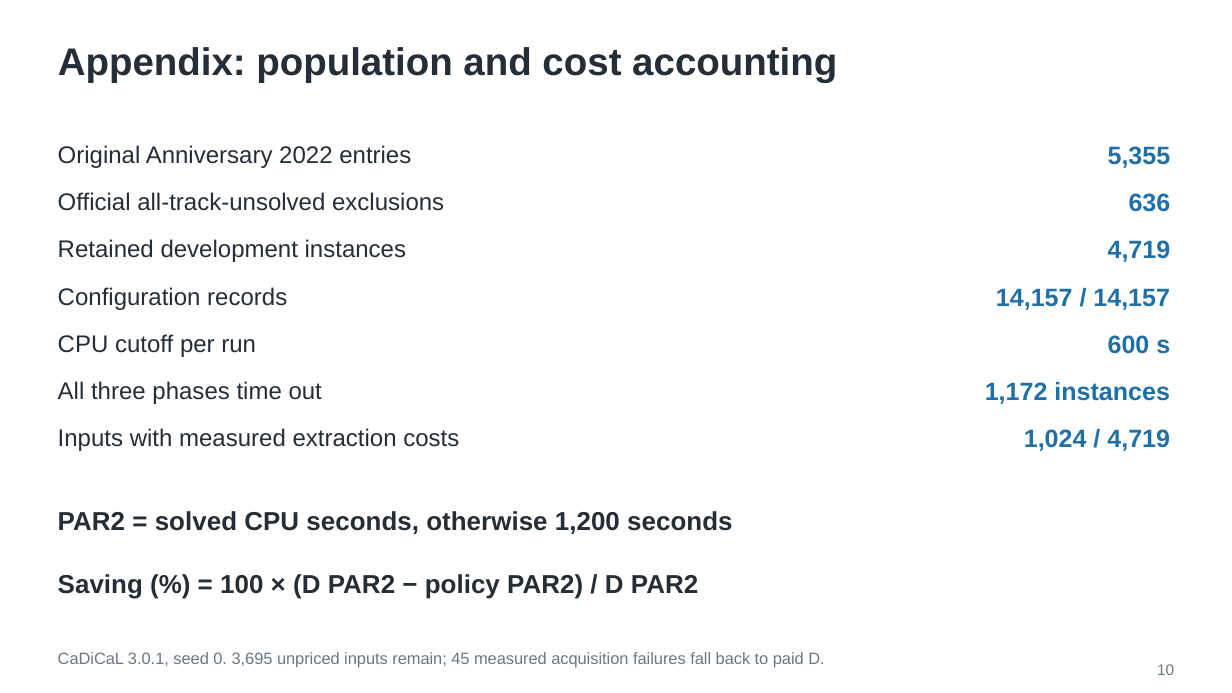
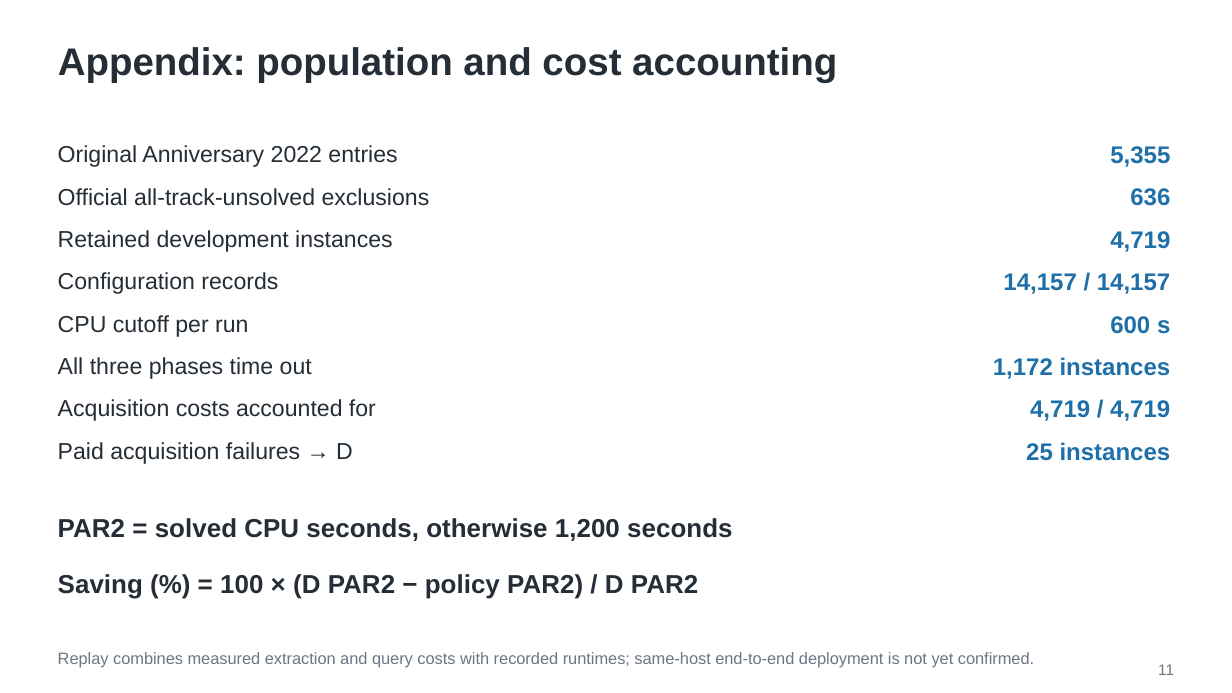
Before and after one commit to Roushelfy/online-tuning-forcephase, a slide deck: slide 11 of presentations/forcephase-20261111/forcephase-results.pptx (slide 10 before the commit). Drawn at 1232x693 pixels with LibreOffice and Linux fonts; fonts in the diff are those of the drawing. Boxes give left, top, right and bottom in pixels: in the first picture for what was removed or moved away, otherwise in the second. Text is boxed around its words. In the diff, an @@ line names an element or a change of style, - is before the commit and + after.

Commit message:
Focus presentation on 42-input cost-weighted tree ensemble

```diff
--- a/presentations/forcephase-20261111/forcephase-results.pptx
+++ b/presentations/forcephase-20261111/forcephase-results.pptx
@@ text "Retained development instances" moved from (x1=58, y1=239, x2=406, y2=262) to (x1=58, y1=230, x2=393, y2=252) @@
@@ text "4,719" moved from (x1=1108, y1=240, x2=1171, y2=262) to (x1=1110, y1=231, x2=1170, y2=252) @@
@@ text "Configuration records" moved from (x1=58, y1=287, x2=287, y2=310) to (x1=58, y1=272, x2=278, y2=294) @@
@@ text "14,157 / 14,157" moved from (x1=996, y1=288, x2=1170, y2=310) to (x1=1003, y1=273, x2=1170, y2=294) @@
@@ text "CPU cutoff per run" moved from (x1=58, y1=334, x2=256, y2=357) to (x1=58, y1=315, x2=248, y2=337) @@
@@ text "600 s" moved from (x1=1108, y1=335, x2=1170, y2=354) to (x1=1110, y1=316, x2=1170, y2=334) @@
@@ size 18.8 to 18 pt in 6 elements at (x1=58, y1=145, x2=397, y2=167), (x1=58, y1=188, x2=430, y2=206), (x1=58, y1=230, x2=393, y2=252), (x1=58, y1=272, x2=278, y2=294), (x1=58, y1=315, x2=248, y2=337), (x1=58, y1=357, x2=312, y2=379) @@
@@ text "All three phases time out" moved from (x1=58, y1=381, x2=322, y2=404) to (x1=58, y1=357, x2=312, y2=379) @@
@@ size 19.5 to 18.8 pt in 6 elements at (x1=1110, y1=146, x2=1170, y2=167), (x1=1130, y1=188, x2=1170, y2=206), (x1=1110, y1=231, x2=1170, y2=252), (x1=1003, y1=273, x2=1170, y2=294), (x1=1110, y1=316, x2=1170, y2=334), (x1=993, y1=357, x2=1171, y2=379) @@
@@ text "1,172 instances" moved from (x1=985, y1=382, x2=1170, y2=404) to (x1=993, y1=357, x2=1171, y2=379) @@
@@ text added at (x1=58, y1=399, x2=376, y2=421), 18 pt, text #252D36 @@
+Acquisition costs accounted for
@@ text at (x1=1030, y1=400, x2=1170, y2=421): text changed; size 19.5 to 18.8 pt @@
-1,024 / 4,719
+4,719 / 4,719
@@ text removed at (x1=58, y1=428, x2=459, y2=451) @@
-Inputs with measured extraction costs
@@ text added at (x1=58, y1=442, x2=353, y2=464), 18 pt, text #252D36 @@
+Paid acquisition failures → D
@@ text added at (x1=1026, y1=442, x2=1171, y2=461), 18.8 pt, text #1F6FA8, bold @@
+25 instances
@@ text "PAR2 = solved CPU seconds, ..." moved from (x1=58, y1=511, x2=732, y2=534) to (x1=58, y1=518, x2=732, y2=541) @@
@@ text at (x1=58, y1=652, x2=1034, y2=667): text changed @@
-CaDiCaL 3.0.1, seed 0. 3,695 unpriced inputs remain; 45 measured acquisition failures fall back to paid D.
+Replay combines measured extraction and query costs with recorded runtimes; same-host end-to-end deployment is not yet confirmed.
@@ text at (x1=1158, y1=664, x2=1174, y2=675): text changed @@
-10
+11
```
Also in this commit, not shown: 10 other slides changed, 2 slides added, 20 other files.
